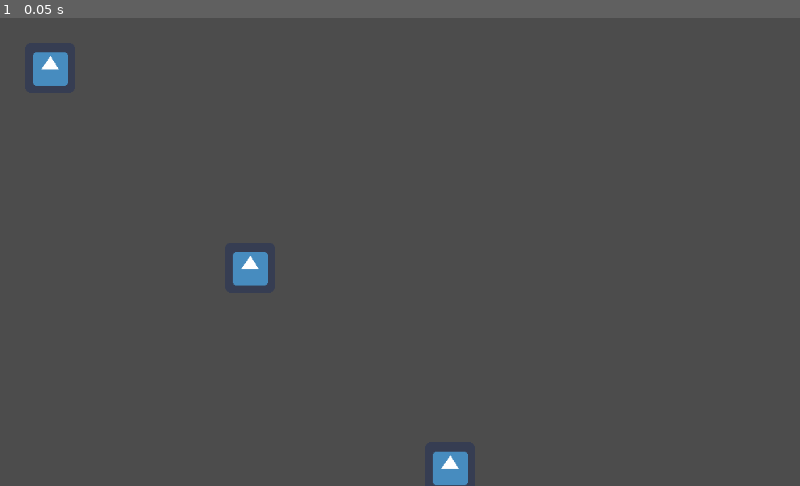
Above: before the commit, frame 1.
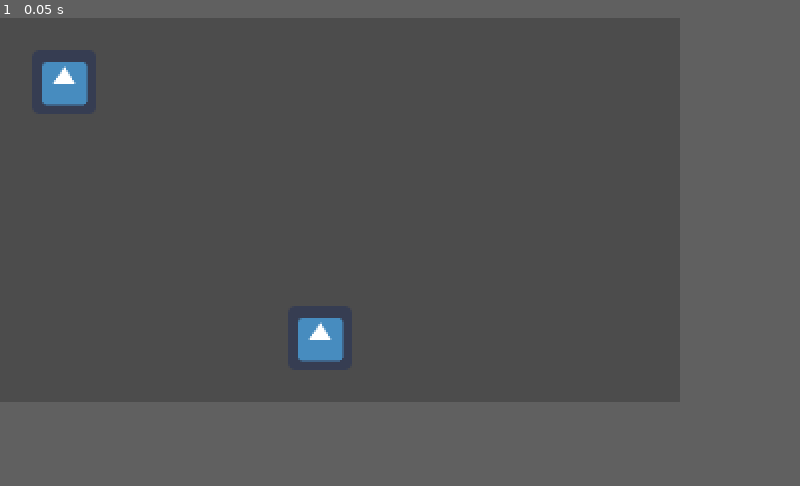
Above: after the commit, the same moment.

Repository: AmossGuy/BLAWK-remake
Game: Godot game, scene res://level1.tscn
Same seed, same stepped clock (60 frames per second), same inputs: the game is played once before the commit and once after it. The engine's default icon, where the game draws it, is replaced by a stand-in: a white triangle on a blue panel in a dark square.
Inputs:
- Up to frame 1 (0.05 s): no input
In our replay, the window is 800x468 before the commit and 680x384 after it. These sizes can differ from the game's own. Grey fills any space a smaller window leaves; there, only what the larger window draws over its background counts as a difference.

The runs differ from the first frame. In frame 1, 1.8% of the frame differs, in the area x 4-59%, y 7-100%.

Commit message:
add scaling

Diff:
--- a/project.godot
+++ b/project.godot
@@ -25,6 +25,8 @@
 
 [display]
 
+window/size/width=680
+window/size/height=384
 window/size/resizable=false
 window/per_pixel_transparency/allowed=true
 window/stretch/mode="2d"
--- a/scripts/CameraMoveByWindow.gd
+++ b/scripts/CameraMoveByWindow.gd
@@ -1,4 +1,4 @@
 extends Node2D
 
 func _process(delta):
-	set_position(OS.window_position - get_node("/root/WindowScaler").game_offset)
+	set_position(get_node("/root/WindowScaler").get_window_position())
--- a/scripts/WindowScaler.gd
+++ b/scripts/WindowScaler.gd
@@ -1,10 +1,21 @@
 extends Node
 
 var game_offset: Vector2
-var game_scale: Vector2
+var game_scale: float
+
+func set_window_position(position: Vector2):
+	OS.indow_position = position * game_scale + game_offset
+
+func get_window_position() -> Vector2:
+	return (OS.window_position - game_offset) / game_scale
+
+func set_window_size(size: Vector2):
+	OS.window_size = size * game_scale
 
 func _ready():
 	var screen := OS.get_current_screen()
 
 	game_offset = OS.get_screen_position(screen)
-	game_scale = Vector2(1, 1)
+	game_scale = 0.5
+
+	set_window_size(Vector2(680, 384))
